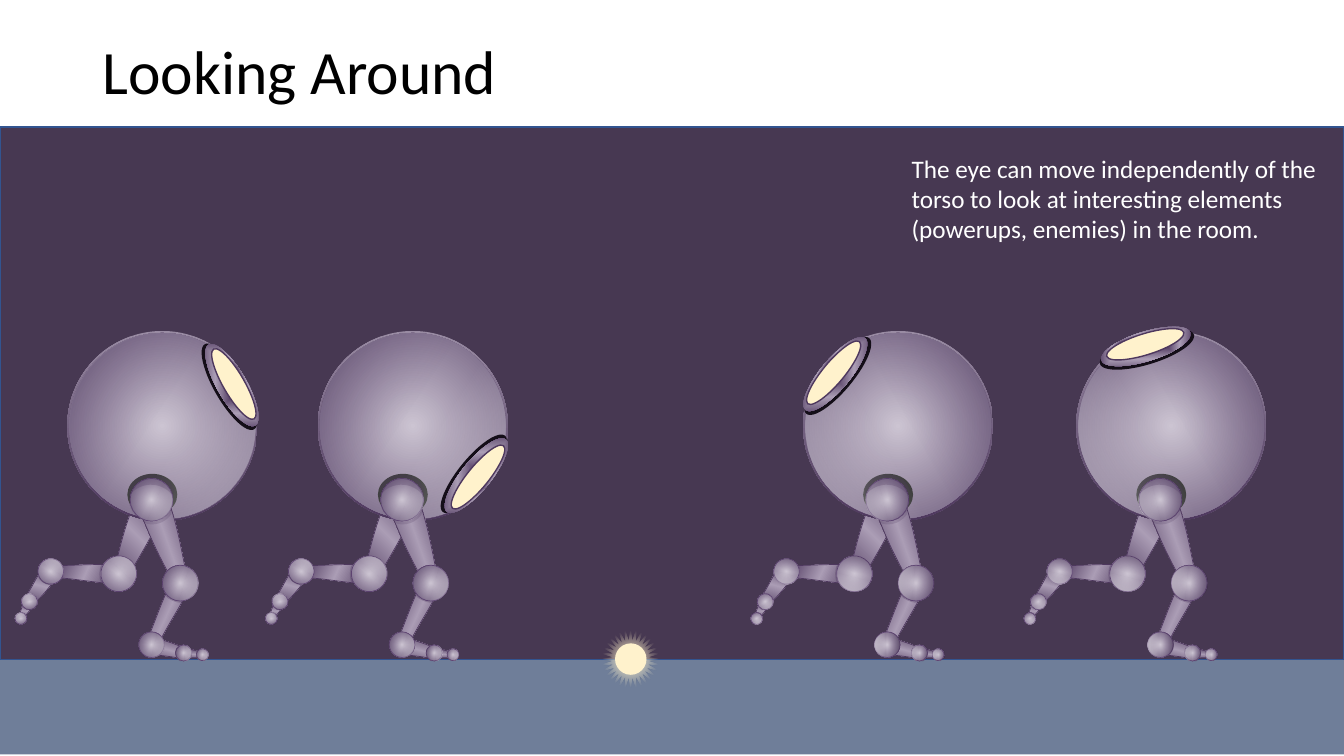
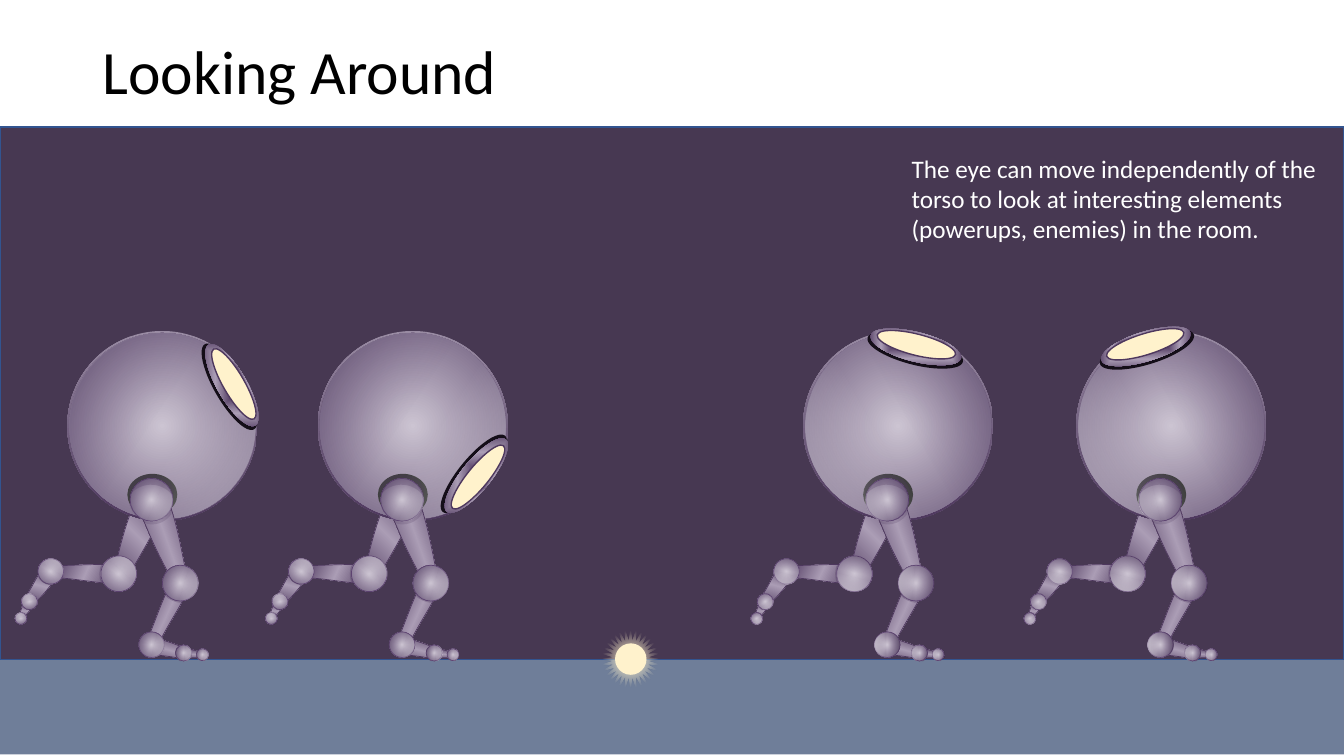
Before and after one commit to MillerMark/CodeRushed-1, a slide deck: slide 9 of Design Notes/Game 1 - Vector Artwork.pptx. Drawn at 1344x756 pixels with LibreOffice and Linux fonts; fonts in the diff are those of the drawing. Boxes give left, top, right and bottom in pixels: in the first picture for what was removed or moved away, otherwise in the second. Text is boxed around its words. In the diff, an @@ line names an element or a change of style, - is before the commit and + after.

```diff
--- a/Design Notes/Game 1 - Vector Artwork.pptx
+++ b/Design Notes/Game 1 - Vector Artwork.pptx
@@ rotation 219 to 284 degrees in 3 elements at [864,323,967,377], [867,321,965,372], [875,325,959,365] @@
```
Also in this commit, not shown: 2 other slides changed, 5 other files.
